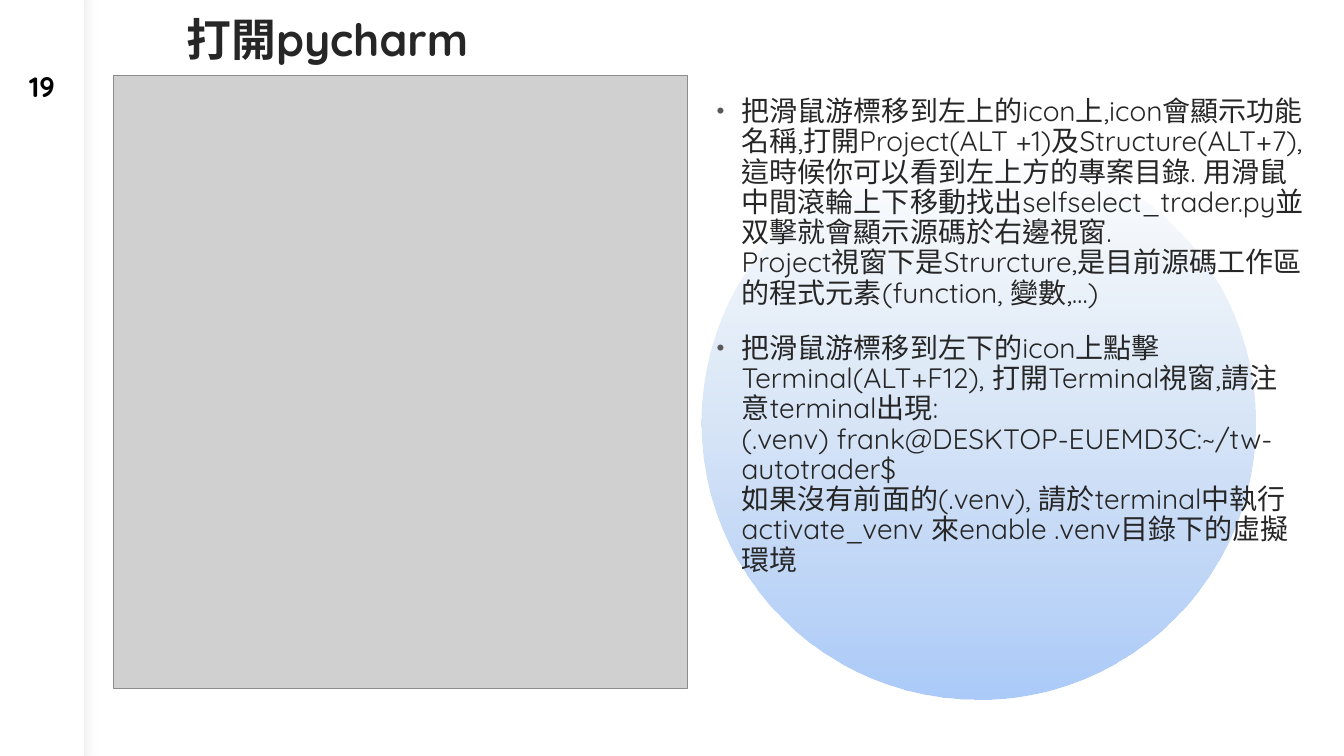
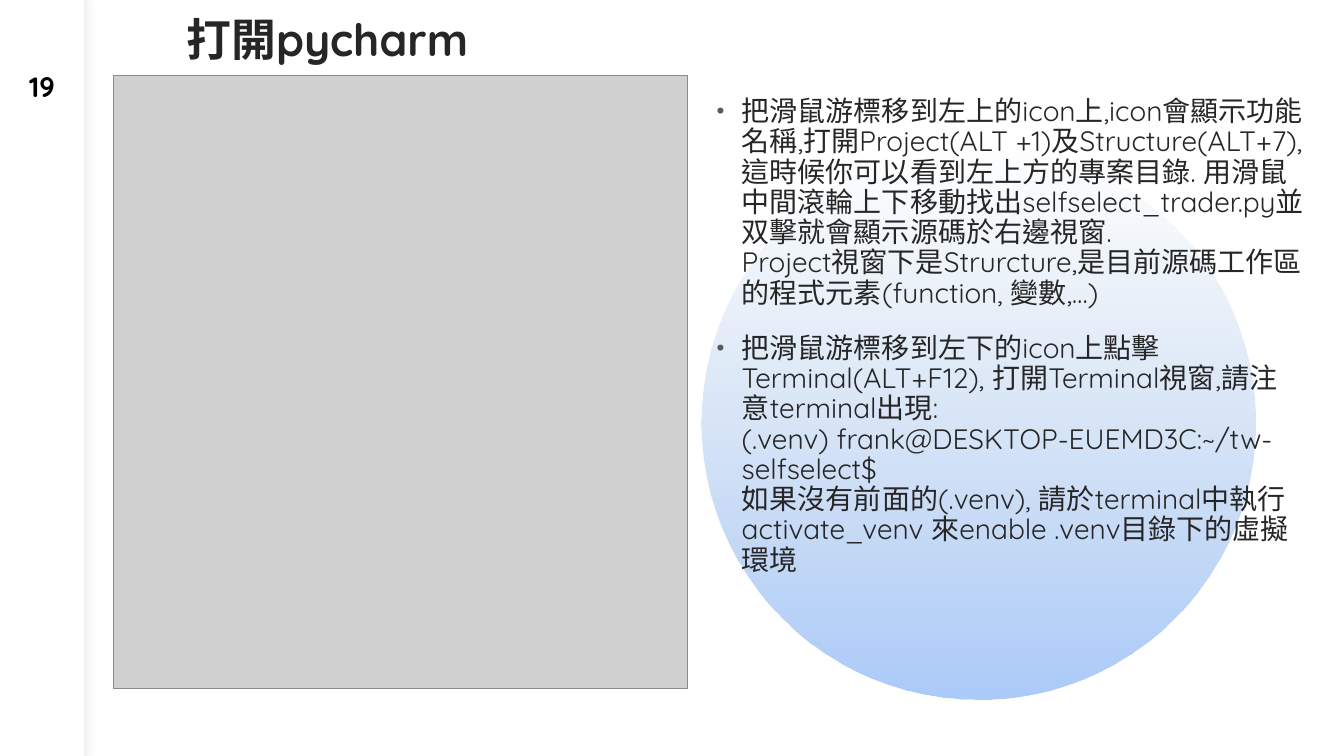
Before and after one commit to dinchentech/tw-selfselect, a slide deck: slide 19 of plans/ppt/TW-SELFSELECT台股買賣自動化系統-W2-講稿版.pptx. Drawn at 1344x756 pixels with LibreOffice and Linux fonts; fonts in the diff are those of the drawing; grey boxes stand for pictures. Boxes give left, top, right and bottom in pixels: in the first picture for what was removed or moved away, otherwise in the second. Text is boxed around its words. In the diff, an @@ line names an element or a change of style, - is before the commit and + after.

```diff
--- a/plans/ppt/TW-SELFSELECT台股買賣自動化系統-W2-講稿版.pptx
+++ b/plans/ppt/TW-SELFSELECT台股買賣自動化系統-W2-講稿版.pptx
@@ text at [742,334,1286,548]: text changed @@
-• 把滑鼠游標移到左下的icon上點擊Terminal(ALT+F12), 打開Terminal視窗,請注意terminal出現:
-  (.venv) frank@DESKTOP-EUEMD3C:~/tw-autotrader$
-  如果沒有前面的(.venv), 請於terminal中執行activate_venv 來enable .venv目錄下的虛擬環境
+• 把滑鼠游標移到左下的icon上點擊Terminal(ALT+F12), 打開Terminal視窗,請注意terminal出現:
+  (.venv) frank@DESKTOP-EUEMD3C:~/tw-selfselect$
+  如果沒有前面的(.venv), 請於terminal中執行activate_venv 來enable .venv目錄下的虛擬環境
```
Also in this commit, not shown: 6 other slides changed, 5 other files.
